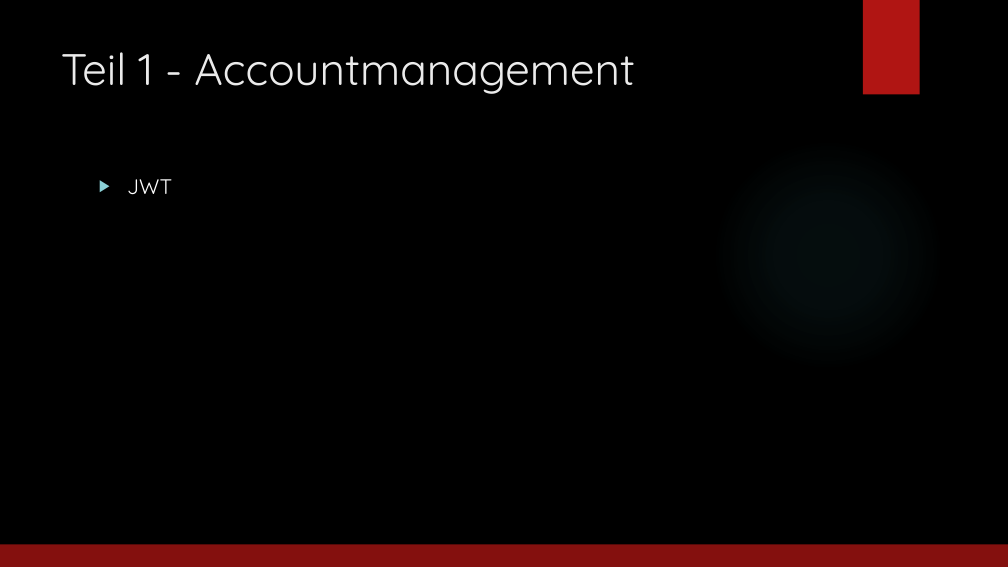
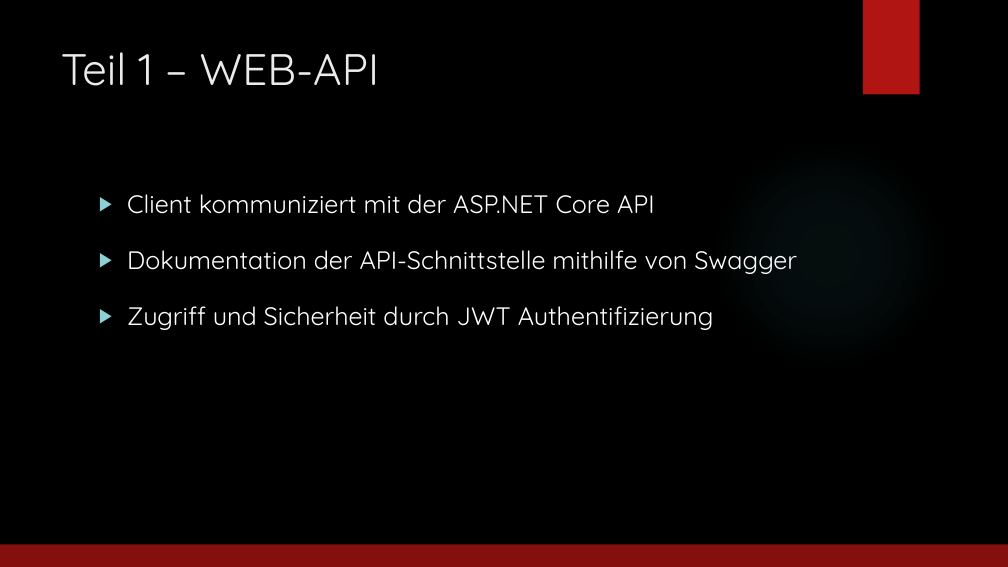
Before and after one commit to jfuerlinger/htl-da-2021_22-feedback-app, a slide deck: slide 8 of Praesentation/Praesentation_Diplomarbeit_FeedbackApp.pptx. Drawn at 1008x567 pixels with LibreOffice and Linux fonts; fonts in the diff are those of the drawing; background and template pictures are left out. Boxes give left, top, right and bottom in pixels: in the first picture for what was removed or moved away, otherwise in the second. Text is boxed around its words. In the diff, an @@ line names an element or a change of style, - is before the commit and + after.

```diff
--- a/Praesentation/Praesentation_Diplomarbeit_FeedbackApp.pptx
+++ b/Praesentation/Praesentation_Diplomarbeit_FeedbackApp.pptx
@@ title at (61,52,379,86): text changed @@
-Teil 1 - Accountmanagement
+Teil 1 – WEB-API
@@ text at (127,194,797,330): text changed; size 20 to 24 pt @@
-▶ JWT
+▶ Client kommuniziert mit der ASP.NET Core API
+▶ Dokumentation der API-Schnittstelle mithilfe von Swagger
+▶ Zugriff und Sicherheit durch JWT Authentifizierung
```
Also in this commit, not shown: 4 other slides changed, 2 slides added.
